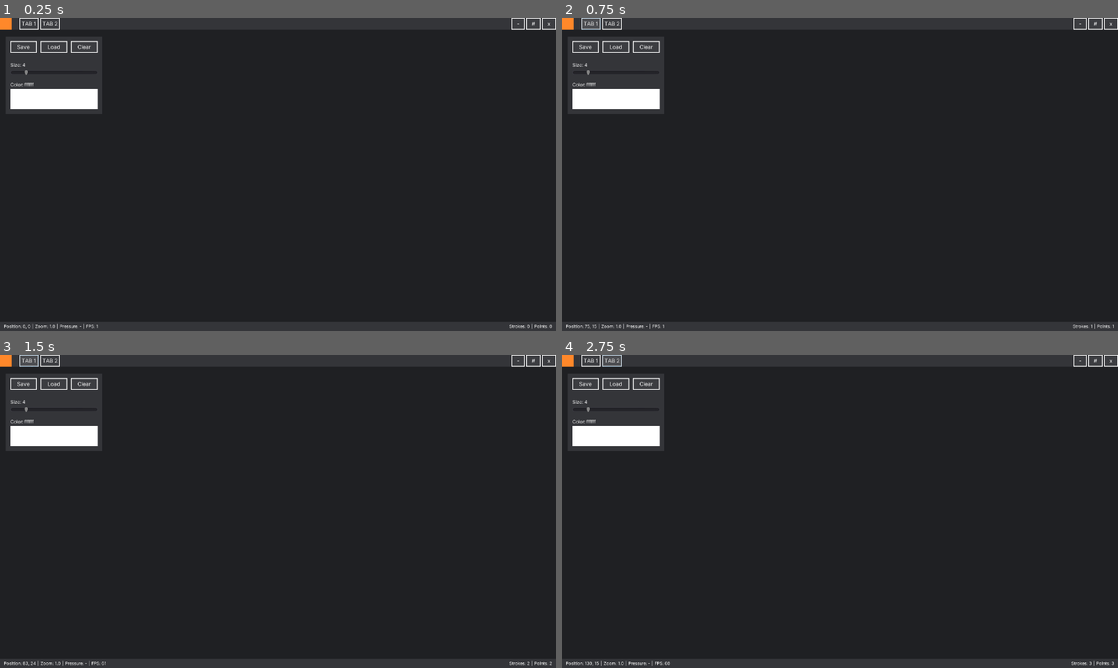
Above: before the commit, frames 1-4 (two rows, left to right).
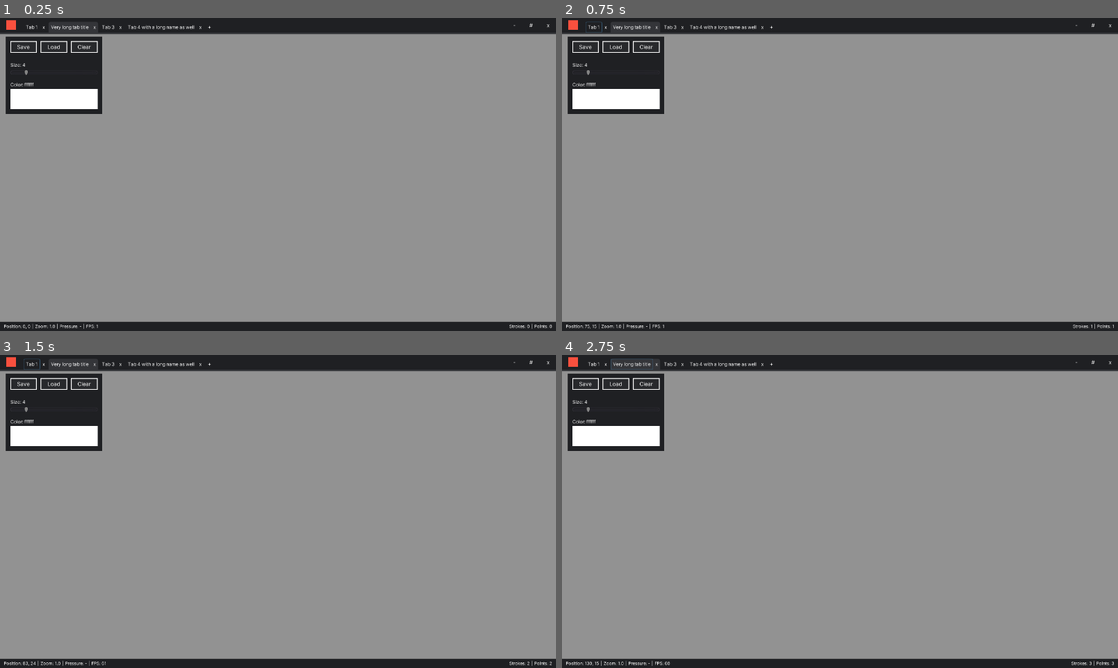
Above: after the commit, the same moments.

Repository: Epsilon0xCell/Lorien
Game: Godot game, scene res://Main.tscn
Same seed, same stepped clock (60 frames per second), same inputs: the game is played once before the commit and once after it.
Inputs (mouse positions are in pixels of both pictures, inside the frame that each line leads up to):
- Up to frame 1 (0.25 s): no input
- Up to frame 2 (0.75 s): click (589, 24) at 0.5 s, where only the run before the commit has a clickable "TAB 1"
- Up to frame 3 (1.5 s): click (33, 364) at 1.25 s, where only the run after the commit has a clickable "Tab 1"
- Up to frame 4 (2.75 s): click (612, 361) at 2 s, where only the run before the commit has a clickable "TAB 2"

The runs differ from the first frame. In frame 1, 88% of the frame differs, in the area x 0-100%, y 0-98%; in frame 2, 88%; in frame 3, 88%; in frame 4, 88%.

Commit message:
Started work on custom tabs

Diff:
--- a/jabol/Main.gd
+++ b/jabol/Main.gd
@@ -44,7 +44,7 @@
 	_ui_titlebar.connect("close_requested", self, "_on_close_requested")
 
 # -------------------------------------------------------------------------------------------------
-func _process(delta):
+func _physics_process(delta):
 	_ui_statusbar.set_stroke_count(_canvas.info.stroke_count)
 	_ui_statusbar.set_point_count(_canvas.info.point_count)
 	_ui_statusbar.set_pressure(_canvas.info.current_pressure)
--- a/jabol/Main.tscn
+++ b/jabol/Main.tscn
@@ -14,18 +14,20 @@
 __meta__ = {
 "_edit_use_anchors_": false
 }
-canvas_color = Color( 0.12549, 0.129412, 0.141176, 1 )
+canvas_color = Color( 0.572549, 0.572549, 0.572549, 1 )
 
 [node name="InfiniteCanvas" parent="." instance=ExtResource( 2 )]
+margin_left = -0.749146
+margin_right = -0.749146
 
 [node name="UITitlebar" parent="." instance=ExtResource( 4 )]
 margin_bottom = 30.0
 
 [node name="UITools" parent="." instance=ExtResource( 5 )]
 margin_left = 14.9546
-margin_top = 48.2722
+margin_top = 47.523
 margin_right = 264.955
-margin_bottom = 248.272
+margin_bottom = 247.523
 
 [node name="UIStatusBar" parent="." instance=ExtResource( 3 )]
 anchor_top = 1.0
@@ -35,9 +37,7 @@
 
 [node name="WindowBorderTop" type="Control" parent="."]
 anchor_right = 1.0
-margin_right = -117.0
-margin_bottom = 6.0
-rect_min_size = Vector2( 0, 6 )
+rect_min_size = Vector2( 0, 4 )
 rect_pivot_offset = Vector2( 9.82043, 0.0910397 )
 mouse_default_cursor_shape = 9
 __meta__ = {
--- /dev/null
+++ b/jabol/UI/Components/UITab.gd
@@ -0,0 +1,28 @@
+extends PanelContainer
+
+# -------------------------------------------------------------------------------------------------
+const STYLE_ACTIVE = preload("res://UI/Themes/style_tab_active_dark.tres")
+const STYLE_INACTIVE = preload("res://UI/Themes/style_tab_inactive_dark.tres")
+
+# -------------------------------------------------------------------------------------------------
+onready var _filename_button: Button = $HBoxContainer/FilenameButton
+onready var _close_button: Button = $HBoxContainer/CloseButton
+
+var _is_active := false
+
+# -------------------------------------------------------------------------------------------------
+func _ready():
+	set_active(false)
+
+# -------------------------------------------------------------------------------------------------
+func set_title(title: String) -> void:
+	_filename_button.text = title
+
+# -------------------------------------------------------------------------------------------------
+func set_active(active: bool) -> void:
+	_is_active = active
+
+	var new_style = STYLE_INACTIVE
+	if _is_active:
+		new_style = STYLE_ACTIVE
+	set("custom_styles/panel", new_style)
--- /dev/null
+++ b/jabol/UI/Components/UITab.tscn
@@ -0,0 +1,52 @@
+[gd_scene load_steps=5 format=2]
+
+[ext_resource path="res://Assets/Fonts/font_12.tres" type="DynamicFont" id=1]
+[ext_resource path="res://UI/Themes/style_tab_inactive_dark.tres" type="StyleBox" id=2]
+[ext_resource path="res://UI/Components/UITab.gd" type="Script" id=3]
+
+[sub_resource type="Theme" id=1]
+default_font = ExtResource( 1 )
+HBoxContainer/constants/separation = 4
+
+[node name="UITab" type="PanelContainer"]
+margin_right = 128.0
+margin_bottom = 28.0
+rect_min_size = Vector2( 0, 28 )
+size_flags_horizontal = 3
+size_flags_vertical = 8
+custom_styles/panel = ExtResource( 2 )
+script = ExtResource( 3 )
+__meta__ = {
+"_edit_group_": true,
+"_edit_use_anchors_": false
+}
+
+[node name="HBoxContainer" type="HBoxContainer" parent="."]
+margin_right = 128.0
+margin_bottom = 28.0
+size_flags_horizontal = 3
+size_flags_vertical = 3
+theme = SubResource( 1 )
+custom_constants/separation = 0
+alignment = 1
+__meta__ = {
+"_edit_use_anchors_": false
+}
+
+[node name="FilenameButton" type="Button" parent="HBoxContainer"]
+margin_right = 110.0
+margin_bottom = 28.0
+size_flags_horizontal = 3
+size_flags_vertical = 3
+text = "very long fme...lol"
+flat = true
+
+[node name="CloseButton" type="Button" parent="HBoxContainer"]
+margin_left = 110.0
+margin_right = 128.0
+margin_bottom = 28.0
+size_flags_horizontal = 3
+size_flags_vertical = 3
+size_flags_stretch_ratio = 0.2
+text = "x"
+flat = true
--- /dev/null
+++ b/jabol/UI/Themes/style_tab_active_dark.tres
@@ -0,0 +1,7 @@
+[gd_resource type="StyleBoxFlat" format=2]
+
+[resource]
+bg_color = Color( 0.207843, 0.211765, 0.227451, 1 )
+corner_radius_top_left = 6
+corner_radius_top_right = 6
+corner_detail = 16
--- /dev/null
+++ b/jabol/UI/Themes/style_tab_inactive_dark.tres
@@ -0,0 +1,3 @@
+[gd_resource type="StyleBoxEmpty" format=2]
+
+[resource]
--- a/jabol/UI/Themes/theme_dark.tres
+++ b/jabol/UI/Themes/theme_dark.tres
@@ -42,7 +42,7 @@
 [sub_resource type="StyleBoxEmpty" id=4]
 
 [sub_resource type="StyleBoxFlat" id=5]
-bg_color = Color( 0.207843, 0.211765, 0.227451, 1 )
+bg_color = Color( 0.12549, 0.129412, 0.141176, 1 )
 
 [sub_resource type="StyleBoxEmpty" id=6]
 
--- a/jabol/UI/UITitlebar.gd
+++ b/jabol/UI/UITitlebar.gd
@@ -7,9 +7,19 @@
 signal window_demaximized
 signal window_minimized
 
+# -------------------------------------------------------------------------------------------------
+
 var _mouse_pressed := false
 var _mouse_draging := false
 var _drag_offset: Vector2
+
+# -------------------------------------------------------------------------------------------------
+func _ready() -> void:
+	$Left/Tabs.get_child(0).set_title("Tab 1")
+	$Left/Tabs.get_child(1).set_active(true)
+	$Left/Tabs.get_child(1).set_title("Very long tab title")
+	$Left/Tabs.get_child(2).set_title("Tab 3")
+	$Left/Tabs.get_child(3).set_title("Tab 4 with a long name as well")
 
 # -------------------------------------------------------------------------------------------------
 func _process(delta: float) -> void:
@@ -27,7 +37,7 @@
 	emit_signal("close_requested")
 
 # -------------------------------------------------------------------------------------------------
-func _on_MaximizeButton_pressed():
+func _on_MaximizeButton_pressed() -> void:
 	if OS.window_maximized:
 		OS.window_maximized = false
 		emit_signal("window_demaximized")
@@ -36,12 +46,12 @@
 		emit_signal("window_maximized")
 
 # -------------------------------------------------------------------------------------------------
-func _on_MinimizeButton_pressed():
+func _on_MinimizeButton_pressed() -> void:
 	OS.window_minimized = true
 	emit_signal("window_minimized")
 
 # -------------------------------------------------------------------------------------------------
-func _on_UITitlebar_gui_input(event: InputEvent):
+func _on_UITitlebar_gui_input(event: InputEvent) -> void:
 	if event is InputEventMouseButton:
 		if !event.pressed:
 			_mouse_draging = false
--- a/jabol/UI/UITitlebar.tscn
+++ b/jabol/UI/UITitlebar.tscn
@@ -1,11 +1,45 @@
-[gd_scene load_steps=3 format=2]
+[gd_scene load_steps=17 format=2]
 
 [ext_resource path="res://UI/Themes/theme_dark.tres" type="Theme" id=1]
 [ext_resource path="res://UI/UITitlebar.gd" type="Script" id=2]
+[ext_resource path="res://UI/Components/UITab.tscn" type="PackedScene" id=3]
+
+[sub_resource type="StyleBoxFlat" id=9]
+bg_color = Color( 1, 1, 1, 0.0980392 )
+
+[sub_resource type="StyleBoxFlat" id=10]
+bg_color = Color( 0.690196, 0.690196, 0.690196, 0.117647 )
+
+[sub_resource type="StyleBoxEmpty" id=11]
+
+[sub_resource type="StyleBoxEmpty" id=12]
+
+[sub_resource type="StyleBoxEmpty" id=13]
+
+[sub_resource type="StyleBoxFlat" id=4]
+bg_color = Color( 1, 1, 1, 0.0980392 )
+
+[sub_resource type="StyleBoxFlat" id=5]
+bg_color = Color( 0.690196, 0.690196, 0.690196, 0.117647 )
+
+[sub_resource type="StyleBoxEmpty" id=6]
+
+[sub_resource type="StyleBoxEmpty" id=7]
+
+[sub_resource type="StyleBoxEmpty" id=8]
+
+[sub_resource type="StyleBoxFlat" id=1]
+bg_color = Color( 1, 0.321569, 0.321569, 1 )
+
+[sub_resource type="StyleBoxFlat" id=2]
+bg_color = Color( 1, 0.47451, 0.47451, 1 )
+
+[sub_resource type="StyleBoxEmpty" id=3]
 
 [node name="UITitlebar" type="Panel"]
 anchor_right = 1.0
-rect_min_size = Vector2( 0, 30 )
+margin_bottom = 38.0
+rect_min_size = Vector2( 0, 38 )
 theme = ExtResource( 1 )
 script = ExtResource( 2 )
 __meta__ = {
@@ -14,76 +48,133 @@
 
 [node name="Left" type="HBoxContainer" parent="."]
 anchor_bottom = 1.0
-margin_right = 154.0
+margin_right = 50.0
+size_flags_horizontal = 3
+size_flags_vertical = 3
 custom_constants/separation = 4
 __meta__ = {
 "_edit_use_anchors_": false
 }
 
+[node name="VSeparator3" type="VSeparator" parent="Left"]
+margin_right = 12.0
+margin_bottom = 38.0
+mouse_filter = 2
+custom_constants/separation = 12
+
 [node name="Logo" type="ColorRect" parent="Left"]
-margin_right = 30.0
-margin_bottom = 30.0
-rect_min_size = Vector2( 30, 30 )
+margin_left = 16.0
+margin_top = 6.0
+margin_right = 41.0
+margin_bottom = 31.0
+rect_min_size = Vector2( 25, 25 )
 size_flags_horizontal = 4
 size_flags_vertical = 4
-color = Color( 1, 0.537255, 0.168627, 1 )
+color = Color( 0.980392, 0.317647, 0.247059, 1 )
 
 [node name="VSeparator2" type="VSeparator" parent="Left"]
-margin_left = 34.0
-margin_right = 46.0
-margin_bottom = 30.0
-mouse_filter = 1
+margin_left = 45.0
+margin_right = 57.0
+margin_bottom = 38.0
+mouse_filter = 2
 custom_constants/separation = 12
 
-[node name="PlaceholderTab1" type="Button" parent="Left"]
-margin_left = 50.0
-margin_right = 100.0
-margin_bottom = 30.0
-text = "TAB 1"
-__meta__ = {
-"_edit_use_anchors_": false
-}
+[node name="Tabs" type="HBoxContainer" parent="Left"]
+margin_left = 61.0
+margin_right = 585.0
+margin_bottom = 38.0
 
-[node name="PlaceholderTab2" type="Button" parent="Left"]
-margin_left = 104.0
-margin_right = 155.0
-margin_bottom = 30.0
-text = "TAB 2"
-__meta__ = {
-"_edit_use_anchors_": false
-}
+[node name="UITab" parent="Left/Tabs" instance=ExtResource( 3 )]
+margin_top = 10.0
+margin_bottom = 38.0
+
+[node name="UITab2" parent="Left/Tabs" instance=ExtResource( 3 )]
+margin_left = 132.0
+margin_top = 10.0
+margin_right = 260.0
+margin_bottom = 38.0
+
+[node name="UITab3" parent="Left/Tabs" instance=ExtResource( 3 )]
+margin_left = 264.0
+margin_top = 10.0
+margin_right = 392.0
+margin_bottom = 38.0
+
+[node name="UITab4" parent="Left/Tabs" instance=ExtResource( 3 )]
+margin_left = 396.0
+margin_top = 10.0
+margin_right = 524.0
+margin_bottom = 38.0
+
+[node name="NewFileButton" type="Button" parent="Left"]
+margin_left = 589.0
+margin_top = 8.0
+margin_right = 610.0
+margin_bottom = 38.0
+size_flags_vertical = 8
+text = "+"
+flat = true
 
 [node name="Right" type="HBoxContainer" parent="."]
 anchor_left = 1.0
 anchor_right = 1.0
 anchor_bottom = 1.0
-margin_left = -115.0
+margin_left = -163.0
+size_flags_horizontal = 3
+size_flags_vertical = 3
+alignment = 2
 __meta__ = {
 "_edit_use_anchors_": false
 }
 
 [node name="MinimizeButton" type="Button" parent="Right"]
-margin_right = 34.0
-margin_bottom = 30.0
-text = "  -  "
+margin_left = 36.0
+margin_right = 74.0
+margin_bottom = 38.0
+custom_styles/hover = SubResource( 9 )
+custom_styles/pressed = SubResource( 10 )
+custom_styles/focus = SubResource( 11 )
+custom_styles/disabled = SubResource( 12 )
+custom_styles/normal = SubResource( 13 )
+text = "    -    "
 __meta__ = {
 "_edit_use_anchors_": false
 }
 
 [node name="MaximizeButton" type="Button" parent="Right"]
-margin_left = 38.0
-margin_right = 75.0
-margin_bottom = 30.0
-text = "  #  "
+margin_left = 78.0
+margin_right = 119.0
+margin_bottom = 38.0
+custom_styles/hover = SubResource( 4 )
+custom_styles/pressed = SubResource( 5 )
+custom_styles/focus = SubResource( 6 )
+custom_styles/disabled = SubResource( 7 )
+custom_styles/normal = SubResource( 8 )
+text = "    #    "
 __meta__ = {
 "_edit_use_anchors_": false
 }
 
 [node name="CloseButton" type="Button" parent="Right"]
-margin_left = 79.0
-margin_right = 115.0
-margin_bottom = 30.0
-text = "  x  "
+margin_left = 123.0
+margin_right = 163.0
+margin_bottom = 38.0
+custom_styles/hover = SubResource( 1 )
+custom_styles/pressed = SubResource( 2 )
+custom_styles/focus = SubResource( 3 )
+custom_styles/disabled = SubResource( 3 )
+custom_styles/normal = SubResource( 3 )
+text = "    x    "
+__meta__ = {
+"_edit_use_anchors_": false
+}
+
+[node name="ColorRect" type="ColorRect" parent="."]
+anchor_top = 1.0
+anchor_right = 1.0
+anchor_bottom = 1.0
+rect_min_size = Vector2( 0, 4 )
+color = Color( 0.207843, 0.211765, 0.227451, 1 )
 __meta__ = {
 "_edit_use_anchors_": false
 }
--- a/jabol/Utils/JabolIO.gd
+++ b/jabol/Utils/JabolIO.gd
@@ -139,7 +139,6 @@
 			# points
 			var p_idx := 0
 			for p in line.points:
-				print(line.width_curve.get_point_position(p_idx).y)
 				file.store_float(p.x)
 				file.store_float(p.y)
 				var pressure := int(round(line.width_curve.get_point_position(p_idx).y*MAX_PRESSURE_VALUE))
